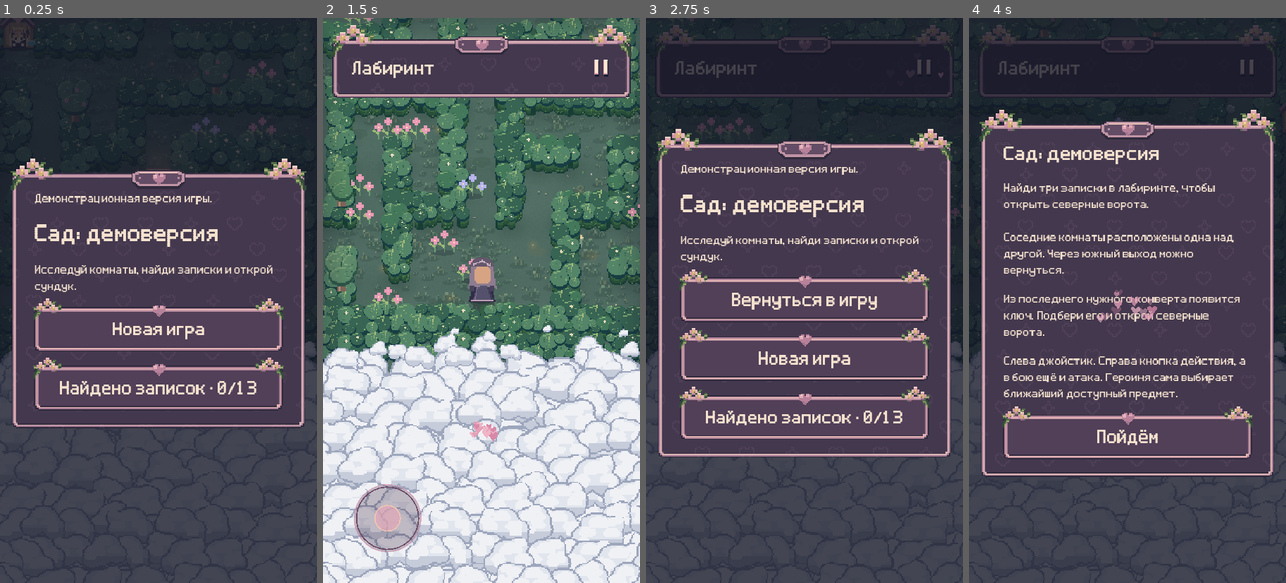
Above: before the commit, frames 1-4 (left to right).
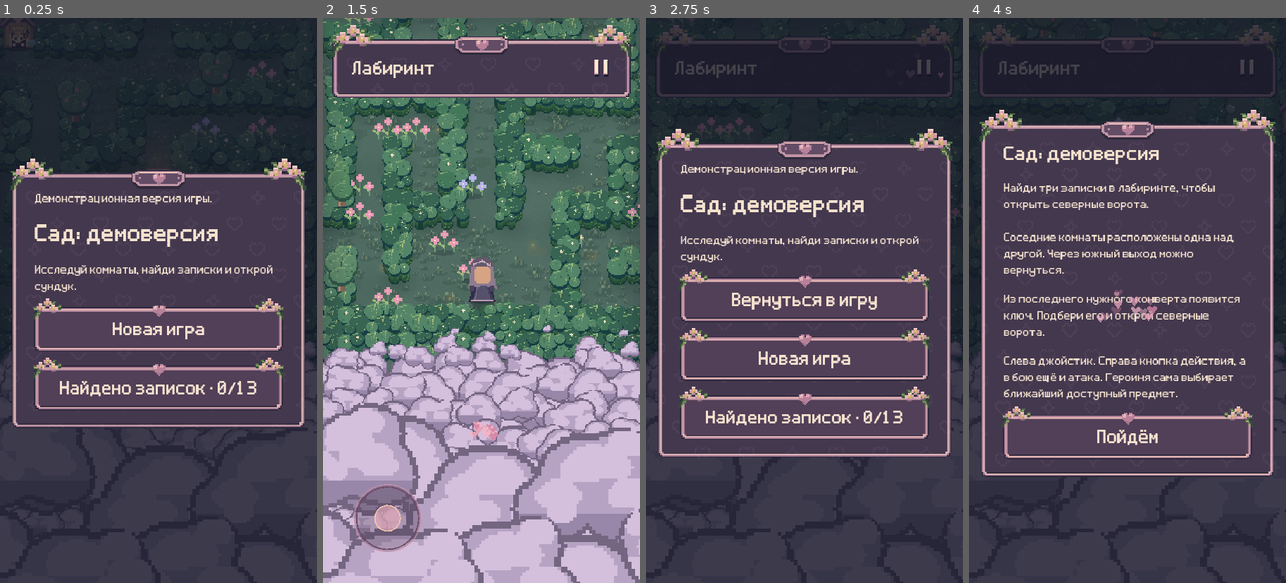
Above: after the commit, the same moments.

Repository: NQUAREx/dina-lovely
Game: Godot game, scene res://main.tscn
Two runs of this game, one before a commit and one after it. Both use one fixed random seed, a clock stepped at 60 frames per second and the inputs below. Sound files missing from this copy of the repository are replaced by a short silence.
Inputs (mouse positions are in pixels of both pictures, inside the frame that each line leads up to):
- Up to frame 1 (0.25 s): no input
- Up to frame 2 (1.5 s): click "Новая игра" at 0.5 s; click "Пойдём" at 1.25 s
- Up to frame 3 (2.75 s): click (924, 68) at 2 s
- Up to frame 4 (4 s): click "Новая игра" at 2.75 s; click "Начать новую историю" at 3.5 s

The runs differ from the first frame. In frame 1, 2.9% of the frame differs, in the area x 0-100%, y 70-100%; in frame 2, 40%, in the area x 0-100%, y 54-100%; in frame 3, 2.3%; in frame 4, 2.0%.

Commit message:
Add much larger distant pixel clouds in muted lilac game palette

Diff:
--- a/scripts/boundary_depth.gd
+++ b/scripts/boundary_depth.gd
@@ -70,9 +70,9 @@
     for d in [Vector2i.LEFT,Vector2i.RIGHT,Vector2i.UP,Vector2i.DOWN]:
      var q:Vector2i=Vector2i(x,y)+d*2
      if q.x<0 or q.y<0 or q.x>=64 or q.y>=64 or shape.get_pixelv(q).a<.5:rim=true
-    var colour:=Color("9da6bc") if rim else Color("c6ccda") if y>37 else Color("e1e5ed")
+    var colour:=Color("746581") if rim else Color("9987a9") if y>37 else Color("b6a3c4")
     # Broad stepped highlights show individual puffs; no gradients/noise.
     for lobe in lobes:
-     if Vector2(x-lobe.x+2,(y-lobe.y+4)*1.3).length()<lobe.z*.55 and y<lobe.y:colour=Color("f0f1f5")
+     if Vector2(x-lobe.x+2,(y-lobe.y+4)*1.3).length()<lobe.z*.55 and y<lobe.y:colour=Color("d4bfdc")
     atlas.set_pixel(variant*64+x,y,colour)
  return ImageTexture.create_from_image(atlas)
--- a/shaders/boundary_depth.gdshader
+++ b/shaders/boundary_depth.gdshader
@@ -18,15 +18,15 @@
  }
  return d;
 }
-vec4 cloud_layer(vec2 p,float pitch,float seed){
+vec4 cloud_layer(vec2 p,float pitch,float seed,float min_depth){
  vec2 cell=floor(p/pitch);vec4 colour=vec4(0.);float top=-1.e20;
  for(int y=-2;y<=2;y++)for(int x=-2;x<=2;x++){
   vec2 id=cell+vec2(float(x),float(y));
   float a=hash21(id+seed),b=hash21(id+seed+19.);
   vec2 centre=(id+vec2(.5+(a-.5)*.65,.5+(b-.5)*.65))*pitch;
   float depth=boundary_distance(centre-world_origin);
-  if(depth<10.)continue;
-  float growth=smoothstep(12.,128.,depth);
+  if(depth<min_depth)continue;
+  float growth=smoothstep(min_depth+2.,min_depth+118.,depth);
   if(hash21(id+seed+47.)>mix(.20,1.,growth))continue;
   float diameter=min(pitch*mix(.30,2.25,growth)*( .85+b*.3),depth*1.65);
   vec2 uv=(p-centre)/diameter+.5;
@@ -45,7 +45,8 @@
 void fragment(){
  vec2 p=UV*view_size;
  vec2 world=floor((p+world_origin)/2.)*2.;
- vec4 back=cloud_layer(world,62.,5.);
- vec4 front=cloud_layer(world,48.,71.);
- COLOR=front.a>.5?front:back;
+ vec4 back=cloud_layer(world,62.,5.,10.);
+ vec4 front=cloud_layer(world,48.,71.,10.);
+ vec4 distant=cloud_layer(world,152.,137.,120.);
+ COLOR=distant.a>.5?distant:(front.a>.5?front:back);
 }
Not shown, changed: PROJECT_CONTEXT.md
Not shown, added: docs/game.ea7fc4db65a5.pck
Not shown, removed: docs/game.fe13a7f92724.pck
Not shown, changed: docs/index.pck
